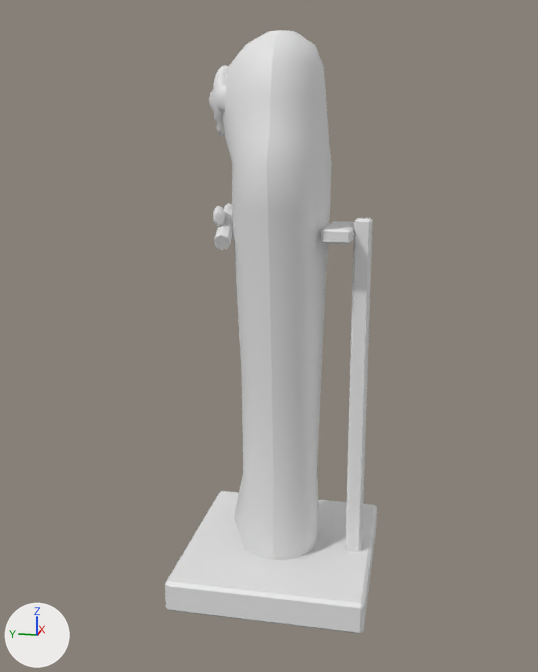
What one commit did to the glTF model assets/models/coffin.glb.
Before and after are seen from a 50 mm lens placed at (-2.67, -0.48, 1.63), pointed at (-0.02, 0.05, 0.96). The axes (+X, +Y, +Z) are drawn at lower left. The lights are the same throughout. The picture after the commit comes second. Where no turn or scale is listed for an object, it has been applied to the vertices. Vertices at exactly the same position are counted once.

The first picture shows 'coffin', 'lid'.
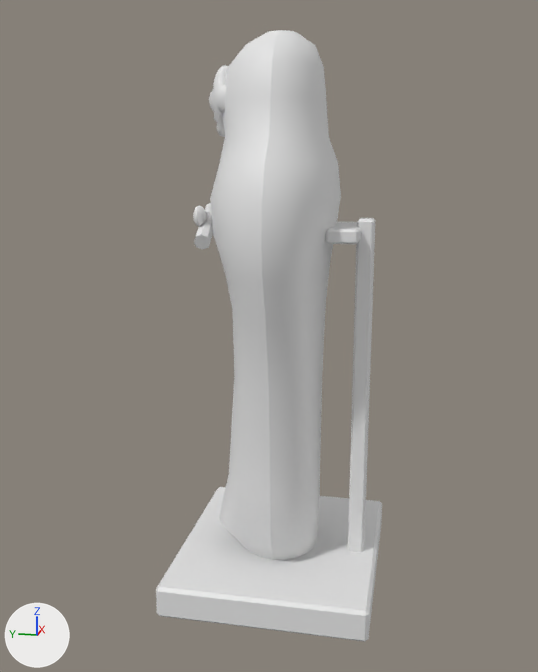
What differs and where, as boxes [x1, y1, x2, y2] in the pictures (538 x 672 px; the box of a moved part takes in the faces that stretch with it):
'coffin', reshaped (7% wider)
    before: [165, 30, 377, 634]
    after: [156, 30, 382, 642]
'lid', reshaped (22% wider)
    before: [209, 30, 280, 560]
    after: [193, 30, 280, 560]
part 1 of me_coffin, moved or reshaped
    before: [165, 491, 377, 634]
    after: [156, 487, 382, 642]
part 2 of me_coffin, moved or reshaped
    before: [321, 222, 354, 244]
    after: [326, 222, 361, 244]
part 3 of me_coffin, moved or reshaped
    before: [345, 218, 373, 552]
    after: [348, 218, 375, 552]
part 4 of me_coffin, built on
    before: [266, 135, 331, 560]
    after: [261, 135, 341, 560]
part 5 of me_lid, moved or reshaped
    before: [214, 208, 233, 250]
    after: [194, 208, 213, 250]
part 6 of me_lid, moved or reshaped
    before: [213, 206, 225, 227]
    after: [193, 205, 206, 226]
part 7 of me_lid, moved or reshaped
    before: [224, 211, 234, 238]
    after: [205, 211, 214, 236]
part 8 of me_lid, moved or reshaped
    before: [224, 203, 232, 210]
    after: [205, 203, 211, 210]
part 9 of me_lid, moved or reshaped
    before: [225, 135, 274, 560]
    after: [210, 135, 274, 560]

Diff of the bpy script that builds the scene:
```diff
--- a/assets/models/coffin.glb.py
+++ b/assets/models/coffin.glb.py
@@ me_coffin @@
 # used by ob_coffin; location = (0.0, 0.0, 0.0)
-me_coffin.from_pydata(...)  # 336 vertices, 652 faces; spans x -0.39..0.39, y -0.36..0.36, z 0.0..2.02
+me_coffin.from_pydata(...)  # 380 vertices, 740 faces; spans x -0.43..0.43, y -0.38..0.38, z 0.0..2.02
+# me_coffin part 1: the loose piece of 24 vertices spanning x -0.39..0.39, y -0.36..0.36, z 0.0..0.12 is scaled about its middle by (1.1, 1.06, 1)
+# me_coffin part 2: the loose piece of 24 vertices spanning x -0.15..0.15, y -0.26..-0.16, z 1.33..1.38 is moved by (0.0, -0.02, 0.0)
+# me_coffin part 3: the loose piece of 24 vertices spanning x -0.04..0.04, y -0.32..-0.26, z 0.1..1.4 is moved by (0.0, -0.01, 0.0)
+# me_coffin part 4
+# 27 vertices are removed from x -0.26..0.26, y -0.16..0.0, z 0.82..1.59
+# 144 faces are deleted
+# 7 vertices in x -0.2..-0.13, y -0.07..0.0, z 0.22..0.82 move by (-0.05, 0.0, 0.0)
+# 6 vertices in x 0.13..0.17, y -0.07..0.0, z 0.22..0.82 move by (0.05, 0.0, 0.0)
+# 4 vertices in x -0.12..-0.08, y -0.12..-0.09, z 0.22..0.82 move by (-0.03, 0.0, 0.0)
+# 4 vertices in x -0.06..-0.04, y -0.14..-0.11, z 0.22..0.82 move by (-0.02, 0.0, 0.0)
+# 4 vertices in x 0.04..0.06, y -0.14..-0.11, z 0.22..0.82 move by (0.02, 0.0, 0.0)
+# 4 vertices in x 0.08..0.12, y -0.12..-0.09, z 0.22..0.82 move by (0.03, 0.0, 0.0)
+# 68 vertices move from x -0.27..0.27, y -0.17..0.0, z 0.22..1.59 to x -0.38..0.38, y -0.21..0.0, z 0.22..1.59
+# 71 vertices are added at x -0.36..0.36, y -0.19..0.0, z 0.82..1.59
+# 232 new faces join them
 me_coffin.materials.append(mat_coffin)
@@ me_lid @@
 # used by ob_lid; location = (0.0, 0.22, 0.12)
-me_lid.from_pydata(...)  # 584 vertices, 1144 faces; spans x -0.29..0.29, y -0.22..0.05, z 0.0..1.9
+me_lid.from_pydata(...)  # 606 vertices, 1188 faces; spans x -0.38..0.38, y -0.22..0.09, z 0.0..1.9
+# me_lid part 5: the loose piece of 16 vertices spanning x -0.15..0.06, y -0.06..0.02, z 1.17..1.31 is moved by (0.0, 0.07, 0.0)
+# me_lid part 6: the loose piece of 34 vertices spanning x -0.11..-0.03, y -0.02..0.02, z 1.25..1.32 is moved by (0.0, 0.07, 0.0)
+# me_lid part 7: the loose piece of 16 vertices spanning x -0.06..0.15, y -0.06..0.02, z 1.17..1.31 is moved by (0.0, 0.07, 0.0)
+# me_lid part 8: the loose piece of 34 vertices spanning x 0.03..0.11, y -0.02..0.02, z 1.25..1.32 is moved by (0.0, 0.07, 0.0)
+# me_lid part 9
+# 22 faces are deleted
+# 3 vertices in x -0.24..-0.06, y -0.12..-0.08, z 0.7..1.47 move by (-0.02, 0.03, 0.0)
+# 3 vertices in x -0.2..-0.17, y -0.22..-0.17, z 0.1..0.7 move by (-0.05, 0.0, 0.0)
+# 3 vertices in x 0.06..0.24, y -0.12..-0.08, z 0.7..1.47 move by (0.02, 0.03, 0.0)
+# 3 vertices in x 0.17..0.2, y -0.22..-0.17, z 0.1..0.7 move by (0.05, 0.0, 0.0)
+# 54 vertices move from x -0.29..0.29, y -0.22..-0.03, z 0.1..1.47 to x -0.38..0.38, y -0.22..0.03, z 0.1..1.47
+# 22 vertices are added at x -0.35..0.35, y -0.22..-0.02, z 0.95..1.1
+# 66 new faces join them
 me_lid.materials.append(mat_coffin)
```
